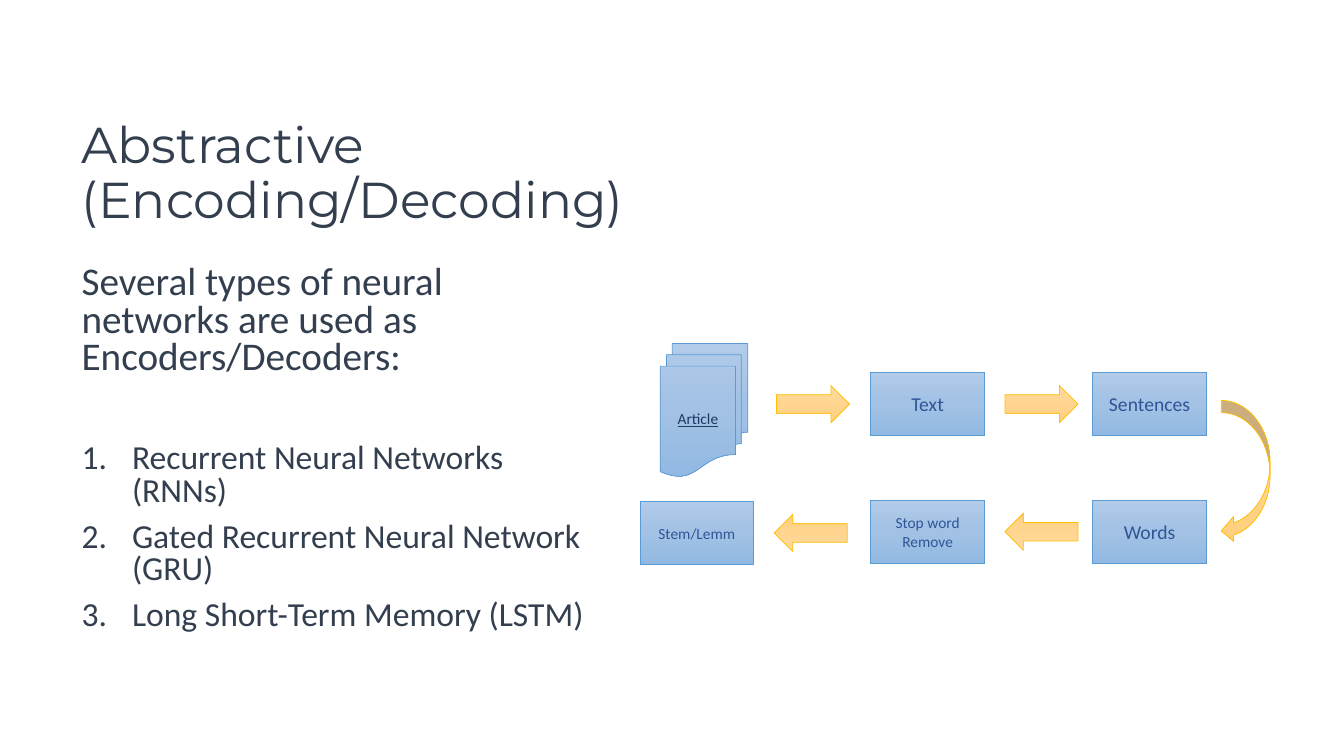
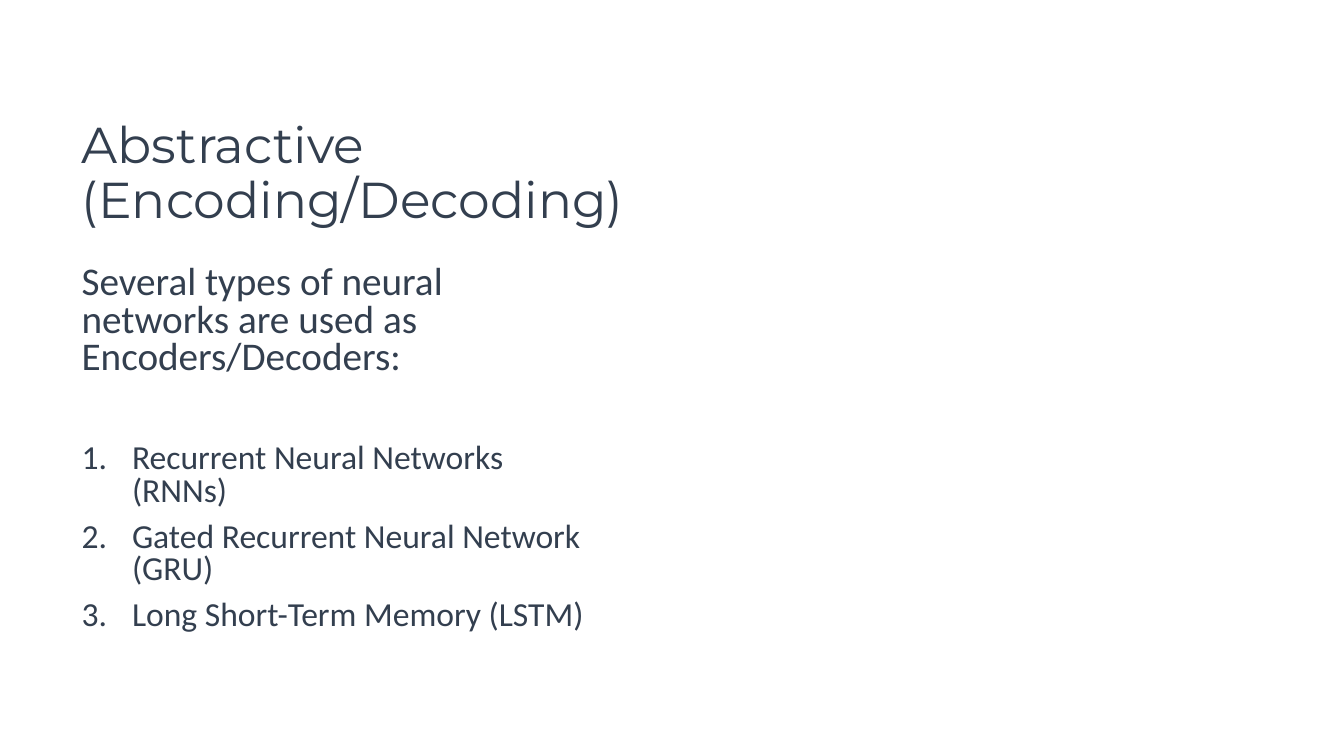
Before and after one commit to mhserry/F21AA, a slide deck: slide 22 of CW2/Text Summarization.pptx. Drawn at 1344x756 pixels with LibreOffice and Linux fonts; fonts in the diff are those of the drawing. Boxes give left, top, right and bottom in pixels: in the first picture for what was removed or moved away, otherwise in the second. Text is boxed around its words. In the diff, an @@ line names an element or a change of style, - is before the commit and + after.

```diff
--- a/CW2/Text Summarization.pptx
+++ b/CW2/Text Summarization.pptx
@@ flow chart multidocument removed at (660, 344, 748, 477) @@
-Article
@@ right arrow removed at (776, 386, 849, 423) @@
@@ rectangle removed at (871, 372, 985, 436) @@
-Text
@@ right arrow removed at (1005, 386, 1078, 423) @@
@@ rectangle removed at (1093, 372, 1207, 436) @@
-Sentences
@@ curved left arrow removed at (1222, 400, 1270, 543) @@
@@ rectangle removed at (640, 501, 754, 565) @@
-Stem/Lemm
@@ rectangle removed at (871, 500, 985, 564) @@
-Stop word Remove
@@ rectangle removed at (1093, 500, 1207, 564) @@
-Words
@@ right arrow removed at (774, 514, 847, 552) @@
@@ right arrow removed at (1005, 513, 1078, 551) @@
```
Also in this commit, not shown: 2 slides added, 1 slide removed.
